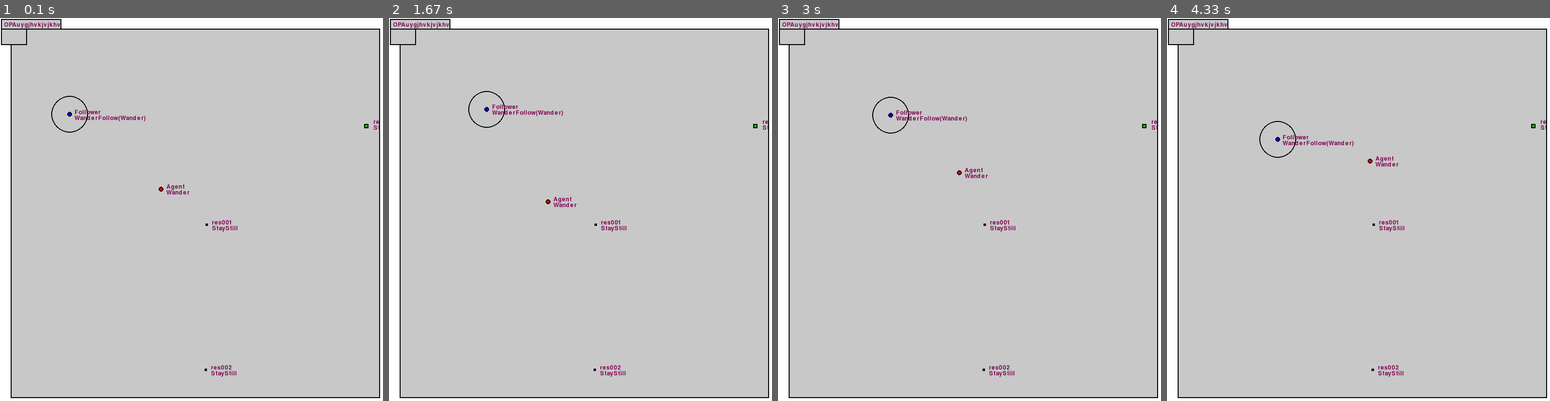
Above: before the commit, frames 1-4 (left to right).
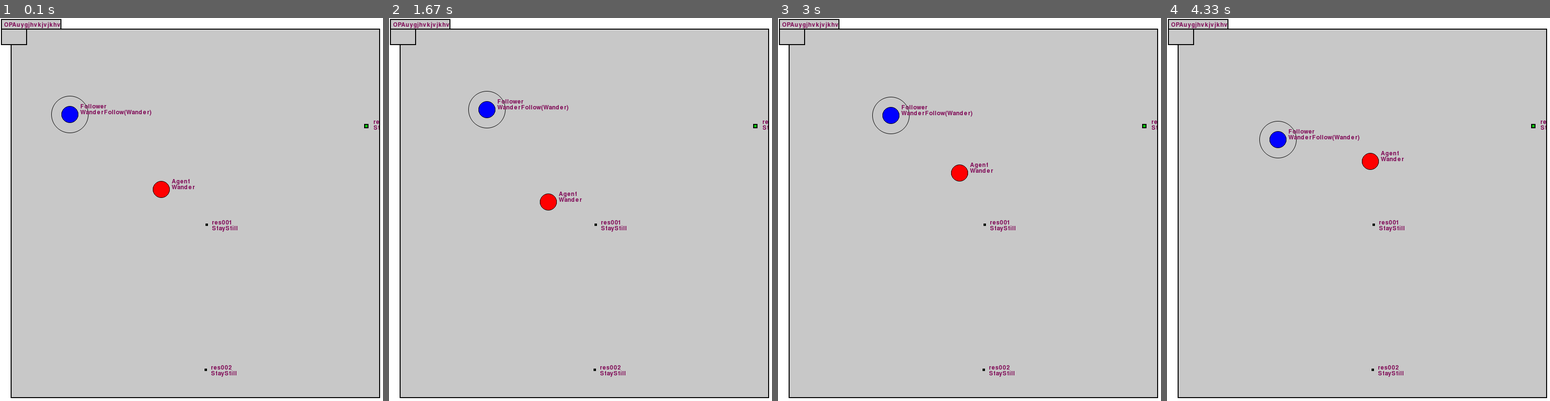
Above: after the commit, the same moments.

Repository: raphaelpaiva/py_creatures
Game: pygame game, started from main.py
The game is run twice, just before and just after one commit, with the same random seed, the same clock (stepped at 60 frames per second) and the same inputs.
Inputs:
- Up to frame 1 (0.1 s): no input
- Up to frame 2 (1.67 s): no input
- Up to frame 3 (3 s): no input
- Up to frame 4 (4.33 s): no input

The runs differ from the first frame. In frame 1, 0.8% of the frame differs, in the area x 13-51%, y 20-47%; in frame 2, 0.8%, in the area x 20-51%, y 19-51%; in frame 3, 0.8%; in frame 4, 0.8%.

Commit message:
Rendering graphics components and anti-aliasing

Diff:
--- a/creatures/graphics.py
+++ /dev/null
@@ -1,12 +0,0 @@
-from creatures.component import Component
-from creatures.render_system import BORDER_WIDTH, NICE_COLOR
-from creatures.world import Entity, Vector
-
-class SimpleGraphicComponent(Component):
-  def __init__(self, entity: Entity) -> None:
-    super().__init__(entity)
-    self.position: Vector = self.entity.movement.position
-    self.shape: str       = 'rect' if self.entity.is_resource() else 'circle'
-    self.color            = self.entity.properties.get('color', NICE_COLOR)
-    self.size             = self.entity.size
-    self.border_width     = BORDER_WIDTH
--- a/creatures/load.py
+++ b/creatures/load.py
@@ -4,6 +4,7 @@
 from creatures.component import MetaDataComponent, MovementComponent
 
 from creatures.entity import Entity
+from creatures.render_system.graphics import SimpleGraphicComponent
 from creatures.location import Location, Somewhere
 from creatures.primitives import Vector
 from .behavior.behavior_abstract import Behavior, BehaviorComponent
@@ -86,14 +87,14 @@
 
     position = Somewhere(self.world.width, self.world.height).get() if position_dict == 'Somewhere' else self._load_vector(position_dict)
     entity = Entity(entity_id)
-    entity.add_component(MovementComponent(position))
-    entity.add_component(MetaDataComponent(properties_dict.get('name', entity_id), entity_type))
-    entity.behavior = self._load_behavior(behavior_dict)
-
     self.entity_by_id[entity_id] = entity
     self.behavior_by_entity_id[entity_id] = behavior_dict
     entity.size = size
     entity.properties = properties_dict
+    entity.add_component(MovementComponent(position))
+    entity.add_component(MetaDataComponent(properties_dict.get('name', entity_id), entity_type))
+    entity.add_component(SimpleGraphicComponent(entity))
+    entity.behavior = self._load_behavior(behavior_dict)
 
     return entity
 
--- /dev/null
+++ b/creatures/render_system/graphics.py
@@ -0,0 +1,25 @@
+from typing import List
+from creatures.component import Component
+from creatures.entity import Entity
+from creatures.primitives import Vector
+from creatures.render_system.constants import BORDER_WIDTH, NICE_COLOR
+
+
+class SimpleGraphicComponent(Component):
+  def __init__(self, entity: Entity) -> None:
+    super().__init__()
+    self.entity           = entity
+    self.shape: str       = 'rect' if self.entity.is_resource else 'circle'
+    self.color            = self.entity.properties.get('color', 'blue')
+    self.size             = self.entity.properties.get('size', 5)
+    self.border_width     = BORDER_WIDTH
+
+  @property
+  def position(self) -> Vector:
+    return self.entity.movement.position
+
+  @property
+  def text(self) -> List[str]:
+    return [
+      self.entity.name, str(self.entity.behavior)
+    ]
--- a/creatures/render_system/world_widget.py
+++ b/creatures/render_system/world_widget.py
@@ -1,7 +1,9 @@
 from typing import List
 import pygame as pg
+import pygame.gfxdraw as gfx
 from creatures.component import MovementComponent
 from creatures.entity import Entity
+from creatures.render_system.graphics import SimpleGraphicComponent
 from creatures.primitives import Vector
 
 from creatures.render_system.aux_types import UIColor, UIPosition, UISize
@@ -47,89 +49,80 @@
     }
 
   def update(self):
-    sorted_entities = sorted(self.world.entities(), key=lambda e: e.size, reverse=True)
-    self._render_bottom_layer(sorted_entities)
-    self._render_middle_layer(sorted_entities)
-    self._render_top_layer(sorted_entities)
+    graphics = [e.components[SimpleGraphicComponent.__name__][0] for e in sorted(self.world.entities(), key=lambda e: e.size, reverse=True)]
+    self._render_bottom_layer(graphics)
+    self._render_middle_layer(graphics)
+    self._render_top_layer(graphics)
 
-  def _render_top_layer(self, sorted_entities: List[Entity]):
-    for entity in sorted_entities:
-      entity_border_width = 2 # TODO: Parametrize this
-      size = entity.size * self.scale - entity_border_width
+  def _render_top_layer(self, graphics: List[SimpleGraphicComponent]):
+    for graphic in graphics:
+      size = graphic.size * self.scale - graphic.border_width
 
-      entity_pos = entity.movement.position * self.scale + self.position
+      graphic_pos = graphic.position * self.scale + self.position
 
       text_offset = Vector(5 + size, -1 * size - 5)
 
-      name_text = self.font.render(entity.properties.get('name', entity.id), True, NICE_COLOR)
-      name_pos  = entity_pos + text_offset
-      self.surface.blit(name_text, name_pos.as_tuple())
+      for text in graphic.text:
+        rendered = self.font.render(text, True, NICE_COLOR)
+        text_position = graphic_pos + text_offset
+        self.surface.blit(rendered, text_position.as_tuple())
+        text_offset += Vector(0, self.font.get_height())
 
-      behavior_text = self.font.render(str(entity.behavior), True, NICE_COLOR)
-      behavior_pos  = name_pos + Vector(0, self.font.get_height())
-      self.surface.blit(behavior_text, behavior_pos.as_tuple())
+  def _render_middle_layer(self, graphics: List[SimpleGraphicComponent]):
+    for graphic in graphics:
+      graphic_size = graphic.size * self.scale - graphic.border_width
+      graphic_pos = graphic.position * self.scale + self.position
+      graphic_color = pg.colordict.THECOLORS.get(graphic.color) if isinstance(graphic.color, str) else graphic.color
 
-  def _render_middle_layer(self, sorted_entities: List[Entity]):
-    for entity in sorted_entities:
-      border_width = 2
-      size = entity.size * self.scale - border_width
+      if graphic.shape == 'circle':
+        gfx.filled_circle(
+          self.surface,
+          int(graphic_pos.x),
+          int(graphic_pos.y),
+          int(graphic_size),
+          graphic_color
+        )
+        gfx.aacircle(
+          self.surface,
+          int(graphic_pos.x),
+          int(graphic_pos.y),
+          int(graphic_size),
+          BLACK
+        )
+      elif graphic.shape == 'rect':
+        pg.draw.rect(
+          self.surface,
+          GREEN,
+          pg.Rect(
+            graphic_pos.x - graphic_size / 2,
+            graphic_pos.y - graphic_size / 2,
+            graphic_size,
+            graphic_size,
+          )
+        )
 
-      entity_pos = entity.movement.position * self.scale + self.position
+        pg.draw.rect(
+          self.surface,
+          BLACK,
+          pg.Rect(
+            graphic_pos.x - graphic_size / 2,
+            graphic_pos.y - graphic_size / 2,
+            graphic_size,
+            graphic_size,
+          ),
+          width=graphic.border_width
+        )
 
-      if entity.is_resource:
-        self._render_resource(entity, size, entity_pos)
-      else:
-        self._render_entity(entity, size, entity_pos)
+  def _render_bottom_layer(self,graphics: List[SimpleGraphicComponent]):
+    for graphic in graphics:
+      graphic_pos  = graphic.position * self.scale + self.position
 
-  def _render_resource(self, entity: Entity, size: float, entity_pos: Vector):
-    pg.draw.rect(
-      self.surface,
-      GREEN,
-      pg.Rect(
-        entity_pos.x - size / 2,
-        entity_pos.y - size / 2,
-        size,
-        size,
-      )
-    )
-
-    pg.draw.rect(
-      self.surface,
-      BLACK,
-      pg.Rect(
-        entity_pos.x - size / 2,
-        entity_pos.y - size / 2,
-        size,
-        size,
-      ),
-      width=BORDER_WIDTH
-    )
-
-  def _render_entity(self, entity: Entity, size: float, entity_pos: Vector):
-    pg.draw.circle(
-      self.surface,
-      entity.properties.get('color', NICE_COLOR),
-      entity_pos.as_tuple(),
-      size
-    )
-
-    pg.draw.circle(
-      self.surface,
-      BLACK,
-      entity_pos.as_tuple(),
-      size,
-      width=BORDER_WIDTH
-    )
-
-  def _render_bottom_layer(self,sorted_entities: List[Entity]):
-    for entity in sorted_entities:
-      entity_pos = entity.movement.position * self.scale + self.position
-
-      if 'sensor_radius' in entity.properties:
-        pg.draw.circle(
-        self.surface,
-        BLACK,
-        entity_pos.as_tuple(),
-        entity.properties['sensor_radius'] * self.scale,
-        width=BORDER_WIDTH
-      )
+      if 'sensor_radius' in graphic.entity.properties:
+        graphic_size = graphic.entity.properties['sensor_radius'] * self.scale
+        gfx.aacircle(
+          self.surface,
+          int(graphic_pos.x),
+          int(graphic_pos.y),
+          int(graphic_size),
+          BLACK
+        )
